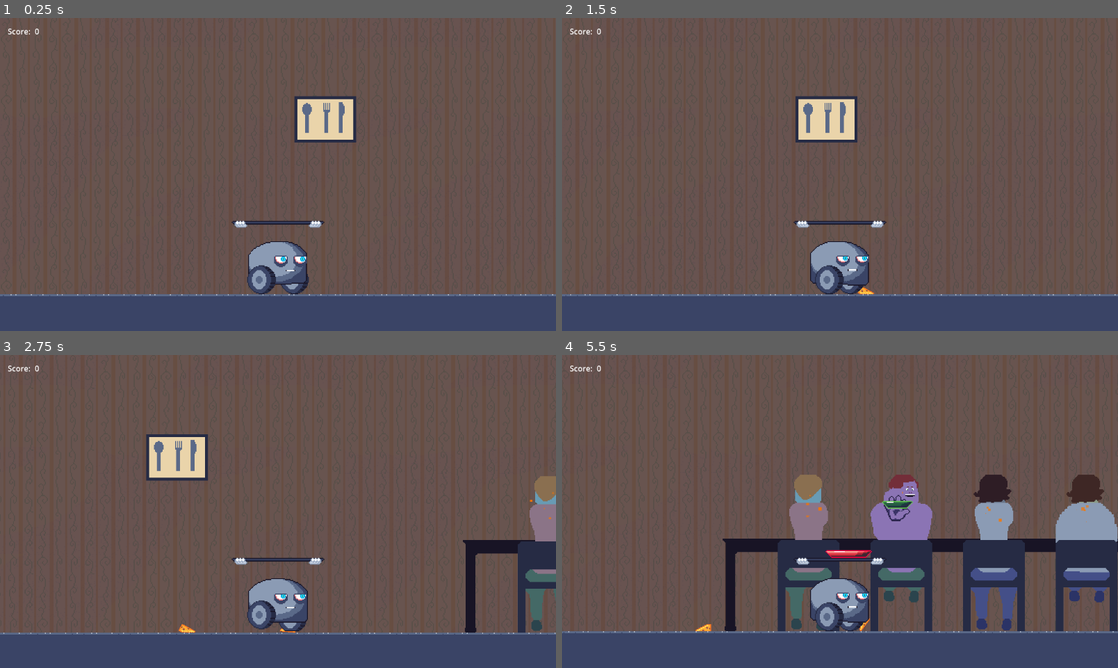
Above: before the commit, frames 1-4 (two rows, left to right).
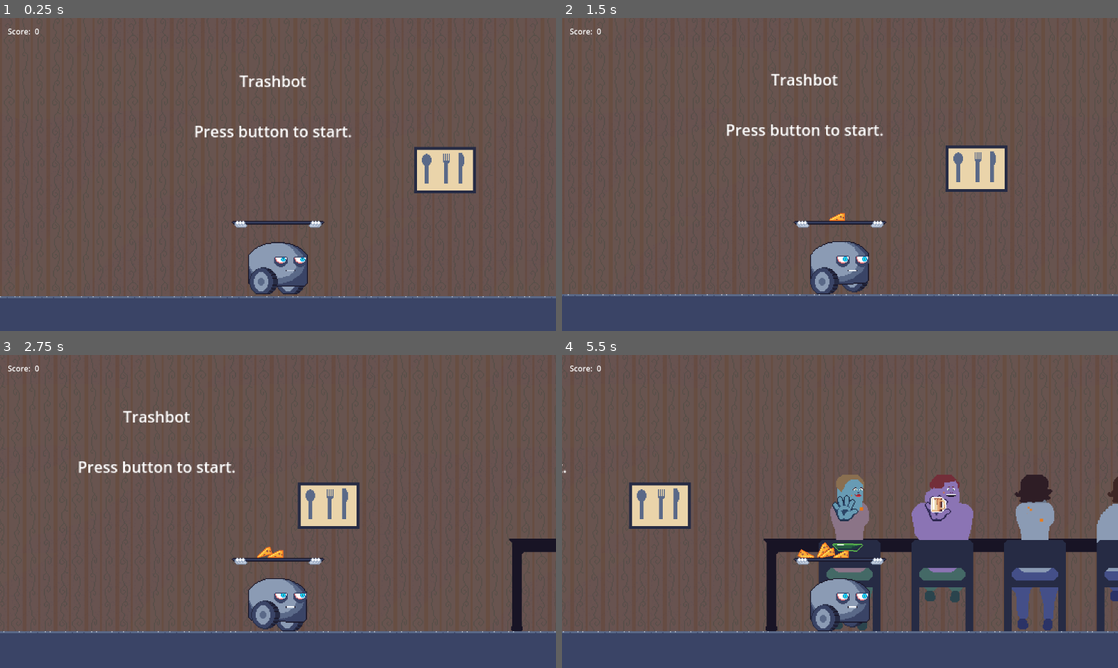
Above: after the commit, the same moments.

Repository: qntnt/alt_ctrl_jam
Game: Godot game, scene res://game_scene.tscn
The game is run twice, just before and just after one commit, with the same random seed, the same clock (stepped at 60 frames per second) and the same inputs.
Inputs (mouse positions are in pixels of both pictures, inside the frame that each line leads up to):
- Up to frame 1 (0.25 s): no input
- Up to frame 2 (1.5 s): tap Enter at 0.5 s; move the mouse to (962, 158) at 0.52 s; hold Space (big_button) 0.53-1.25 s; click (962, 158) at 0.67 s; drag from (728, 190) to (812, 237) at 1.27 s
- Up to frame 3 (2.75 s): move the mouse to (333, 442) at 2.02 s; hold Space (big_button) from 2.03 s (still down); click (333, 442) at 2.17 s
- Up to frame 4 (5.5 s): release Space (big_button) at 2.75 s; drag from (812, 574) to (673, 464) at 2.77 s; move the mouse to (1006, 558) at 3.52 s; hold Space (big_button) 3.53-4.25 s; click (1006, 558) at 3.67 s; drag from (673, 464) to (956, 636) at 4.27 s; move the mouse to (867, 511) at 5.02 s; hold Space (big_button) from 5.03 s (still down); click (867, 511) at 5.17 s

The runs differ from the first frame. In frame 1, 5.7% of the frame differs, in the area x 0-100%, y 18-90%; in frame 2, 4.6%; in frame 3, 8.9%; in frame 4, 22%, in the area x 0-100%, y 34-89%.

Commit message:
Title and increased speed above 10 points

Diff:
--- a/game_scene.tscn
+++ b/game_scene.tscn
@@ -30,8 +30,33 @@
 repeat_size = Vector2(1600, 0)
 
 [node name="Sprite2D" type="Sprite2D" parent="ParallaxPortraits"]
-position = Vector2(196, -69)
+position = Vector2(317, -18)
 texture = ExtResource("3_nng02")
+
+[node name="Title" type="Parallax2D" parent="."]
+z_index = -999
+scroll_scale = Vector2(0.75, 0.75)
+
+[node name="VBoxContainer" type="VBoxContainer" parent="Title"]
+offset_left = 57.0
+offset_top = -122.0
+offset_right = 221.0
+offset_bottom = -47.0
+size_flags_horizontal = 3
+size_flags_vertical = 3
+alignment = 1
+
+[node name="HBoxContainer" type="HBoxContainer" parent="Title/VBoxContainer"]
+layout_mode = 2
+alignment = 1
+
+[node name="Label" type="Label" parent="Title/VBoxContainer/HBoxContainer"]
+layout_mode = 2
+text = "Trashbot
+
+Press button to start."
+horizontal_alignment = 1
+vertical_alignment = 1
 
 [node name="ParallaxFloor" type="Parallax2D" parent="."]
 repeat_size = Vector2(48, 0)
--- a/nodes/robot/robot.gd
+++ b/nodes/robot/robot.gd
@@ -27,6 +27,8 @@
 var _next_section: BaseSection
 var _next_section_id := 0
 
+var frozen := true
+
 func _ready() -> void:
 	_spawn_next_section()
 	await get_tree().process_frame
@@ -53,7 +55,13 @@
 	_spawn_next_section()
 
 func _physics_process(delta: float) -> void:
-	velocity = velocity.move_toward(Vector2.RIGHT * move_speed + gravity, delta * move_acceleration)
+	if frozen:
+		velocity = Vector2.ZERO
+	else:
+		var forward := Vector2.RIGHT * move_speed
+		if get_parent().score > 10:
+			forward *= get_parent().score / 10
+		velocity = velocity.move_toward(forward + gravity, delta * move_acceleration)
 	move_and_slide()
 	_update_animation()
 	_update_audio(delta)
@@ -78,3 +86,7 @@
 		animation_player.play('walk')
 	else:
 		animation_player.play('idle')
+
+
+func _on_input_controller_button_pressed() -> void:
+	frozen = false
--- a/nodes/robot/robot.tscn
+++ b/nodes/robot/robot.tscn
@@ -174,6 +174,7 @@
 stream = ExtResource("5_2oyu0")
 volume_db = -12.0
 pitch_scale = 0.01
+autoplay = true
 max_polyphony = 2
 
 [node name="InputController" type="Node" parent="."]
@@ -191,15 +192,19 @@
 [node name="ItemThrowController" type="Node2D" parent="." node_paths=PackedStringArray("shoot_target")]
 position = Vector2(0, -28)
 script = ExtResource("8_5wxah")
-shoot_target = NodePath("..")
+shoot_target = NodePath("TargetPoint")
 shoot_speed = 3000.0
 
 [node name="SpawnPoint" type="Node2D" parent="ItemThrowController"]
-position = Vector2(332, -290)
+position = Vector2(1, -305)
+
+[node name="TargetPoint" type="Node2D" parent="ItemThrowController"]
+position = Vector2(-1, -55)
 
 [node name="NextSectionSpawnPoint" type="Node2D" parent="."]
 position = Vector2(400, 0)
 
+[connection signal="button_pressed" from="InputController" to="." method="_on_input_controller_button_pressed"]
 [connection signal="button_pressed" from="InputController" to="ItemThrowController" method="_on_input_controller_button_pressed"]
 [connection signal="left_hand_input_changed" from="InputController" to="Tray" method="_on_input_controller_left_hand_input_changed"]
 [connection signal="right_hand_input_changed" from="InputController" to="Tray" method="_on_input_controller_right_hand_input_changed"]
--- a/nodes/sections/obstacle_section.tscn
+++ b/nodes/sections/obstacle_section.tscn
@@ -8,7 +8,7 @@
 
 [node name="ObstacleSection" instance=ExtResource("1_xxam8")]
 script = ExtResource("2_3msoj")
-num_obstacles = 6
+num_obstacles = 4
 
 [node name="CollisionShape2D" parent="." index="0"]
 position = Vector2(150, -50)
Not shown, added: export_presets.cfg
